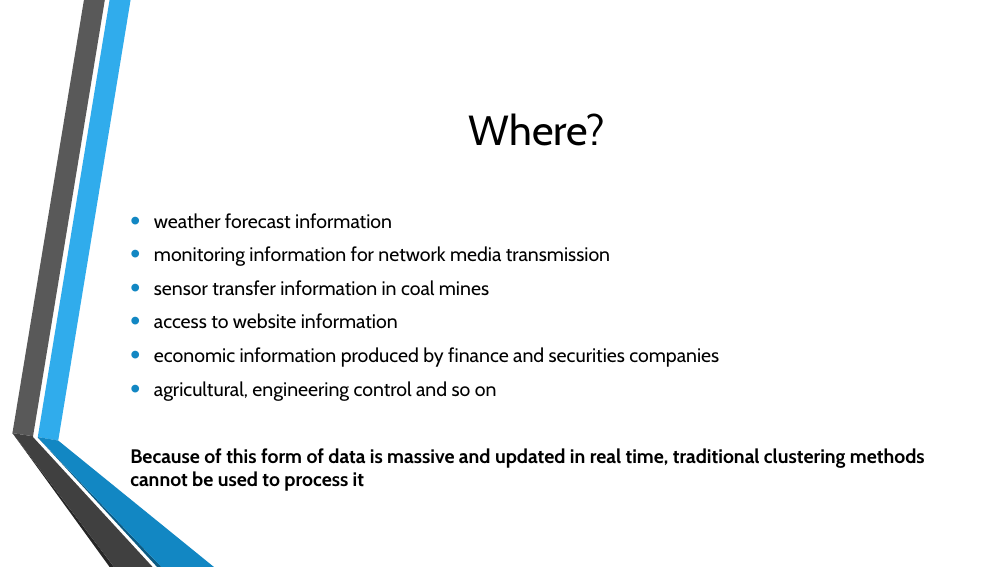
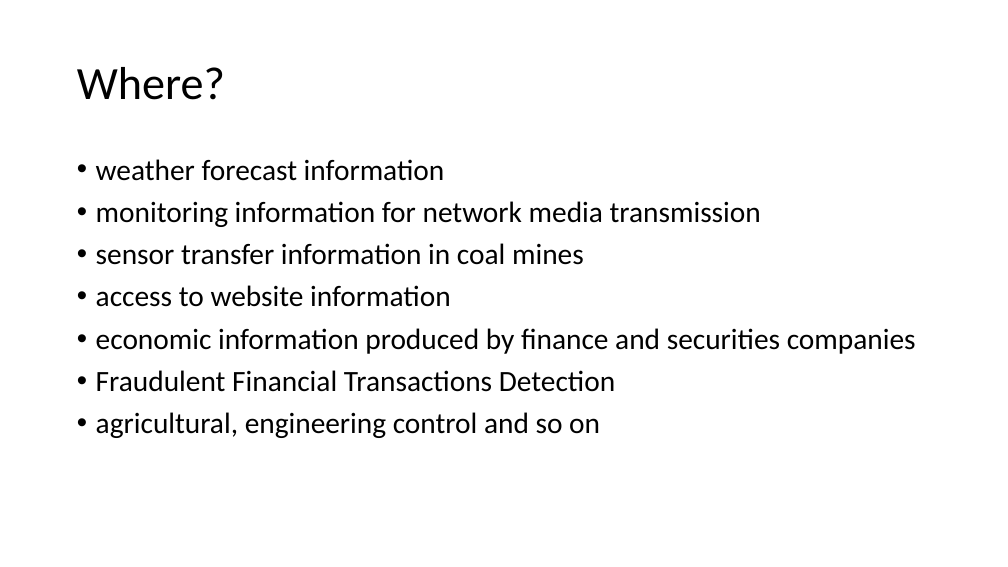
Before and after one commit to SC-One/ClusteringDataStream, a slide deck: slide 4 of Presentation/Data Mining in clustering.pptx (slide 8 before the commit). Drawn at 1008x567 pixels with LibreOffice and Linux fonts; fonts in the diff are those of the drawing; background and template pictures are left out. Boxes give left, top, right and bottom in pixels: in the first picture for what was removed or moved away, otherwise in the second. Text is boxed around its words. In the diff, an @@ line names an element or a change of style, - is before the commit and + after.

```diff
--- a/Presentation/Data Mining in clustering.pptx
+++ b/Presentation/Data Mining in clustering.pptx
@@ title "Where?": place and size @@
-title "Where?" at [469, 113, 605, 146]
+title "Where?" at [77, 67, 225, 100]
@@ title "Where?" at [77, 67, 225, 100]: size 40 to 44 pt, font Cabin to Calibri; alignment centre to left; line spacing 1 to 0.9 @@
@@ text "weather forecast information": place and size @@
-text "weather forecast information" at [130, 213, 925, 491]
+text "weather forecast information" at [96, 159, 916, 438]
@@ text "weather forecast information" at [96, 159, 916, 438]: vertical alignment middle to top @@
@@ text at [96, 159, 916, 438]: size 18.6 to 28 pt, font Cabin to Calibri in "weather forecast information", "monitoring information for network media transmission", "sensor transfer information in coal mines", "access to website information" and 2 more places; indent changed; line spacing 1 to 0.9 @@
@@ text at [96, 370, 615, 392]: paragraph added @@
+• Fraudulent Financial Transactions Detection
@@ group removed at [12, 0, 214, 567]: 6 freeform shapes @@
@@ text at [130, 448, 925, 491]: paragraph removed @@
-Because of this form of data is massive and updated in real time, traditional clustering methods cannot be used to process it
```
Also in this commit, not shown: 13 other slides changed, 5 slides added, 11 slides removed.
